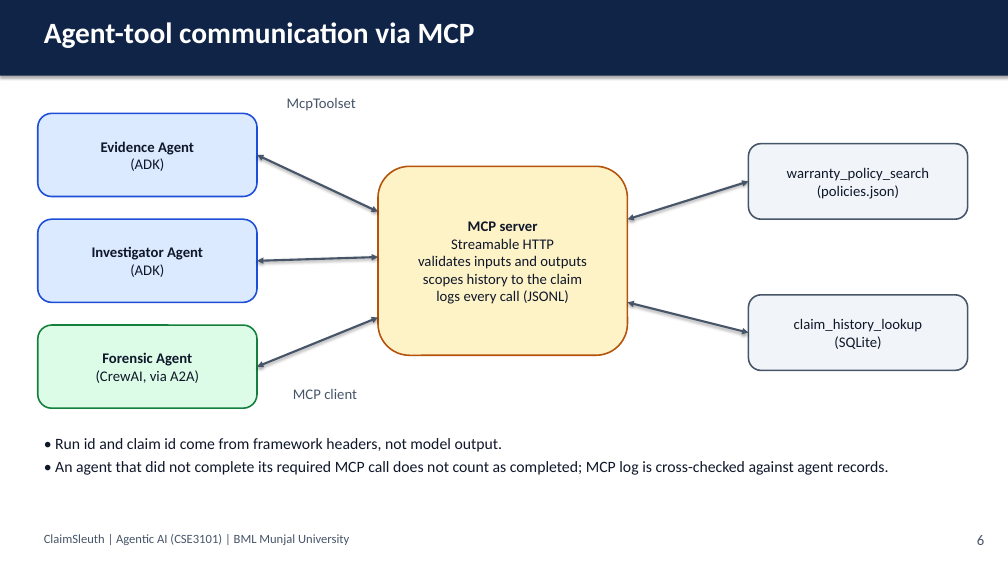
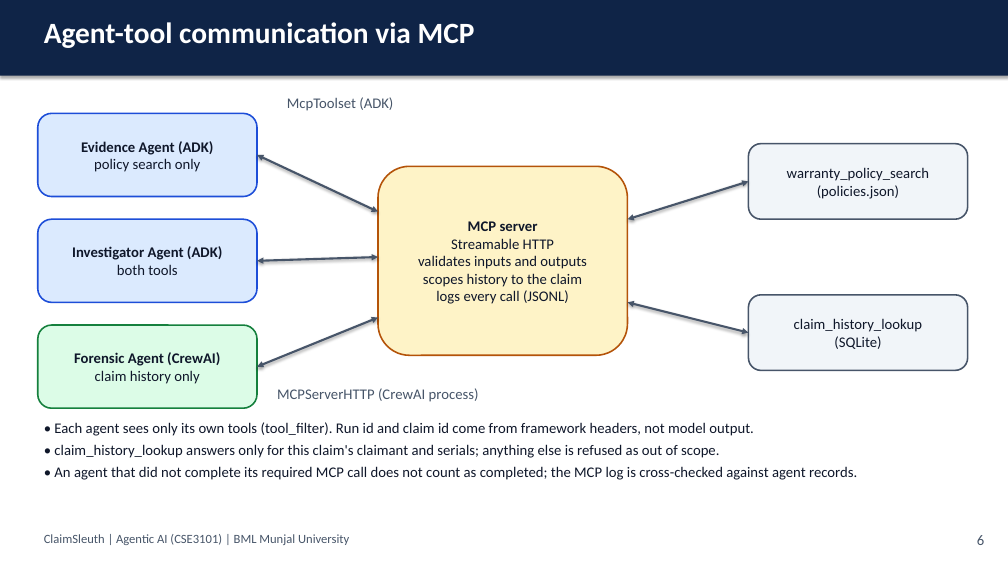
Before and after one commit to astitvasaxena/ClaimSleuth_simple, a slide deck: slide 7 of docs/submission/ClaimSleuth_Final_Presentation.pptx. Drawn at 1008x567 pixels with LibreOffice and Linux fonts; fonts in the diff are those of the drawing. Boxes give left, top, right and bottom in pixels: in the first picture for what was removed or moved away, otherwise in the second. Text is boxed around its words. In the diff, an @@ line names an element or a change of style, - is before the commit and + after.

```diff
--- a/docs/submission/ClaimSleuth_Final_Presentation.pptx
+++ b/docs/submission/ClaimSleuth_Final_Presentation.pptx
@@ text at <box>287,97,393,111</box>: text changed @@
-McpToolset
+McpToolset (ADK)
@@ text in rounded rectangle at <box>81,141,213,172</box>: text changed @@
-Evidence Agent
-(ADK)
+Evidence Agent (ADK)
+policy search only
@@ text in rounded rectangle at <box>72,246,222,275</box>: text changed @@
-Investigator Agent
-(ADK)
+Investigator Agent (ADK)
+both tools
@@ text in rounded rectangle at <box>74,352,220,384</box>: text changed; bold on @@
-Forensic Agent
-(CrewAI, via A2A)
+Forensic Agent (CrewAI)
+claim history only
@@ text at <box>277,388,479,402</box>: text changed @@
-MCP client
+MCPServerHTTP (CrewAI process)
@@ text at <box>54,422,857,480</box>: text changed; size 15 to 14 pt @@
-• Run id and claim id come from framework headers, not model output.
-• An agent that did not complete its required MCP call does not count as completed; MCP log is cross-checked against agent records.
+• Each agent sees only its own tools (tool_filter). Run id and claim id come from framework headers, not model output.
+• claim_history_lookup answers only for this claim's claimant and serials; anything else is refused as out of scope.
+• An agent that did not complete its required MCP call does not count as completed; the MCP log is cross-checked against agent records.
```
Also in this commit, not shown: 10 other slides changed, 11 other files.
